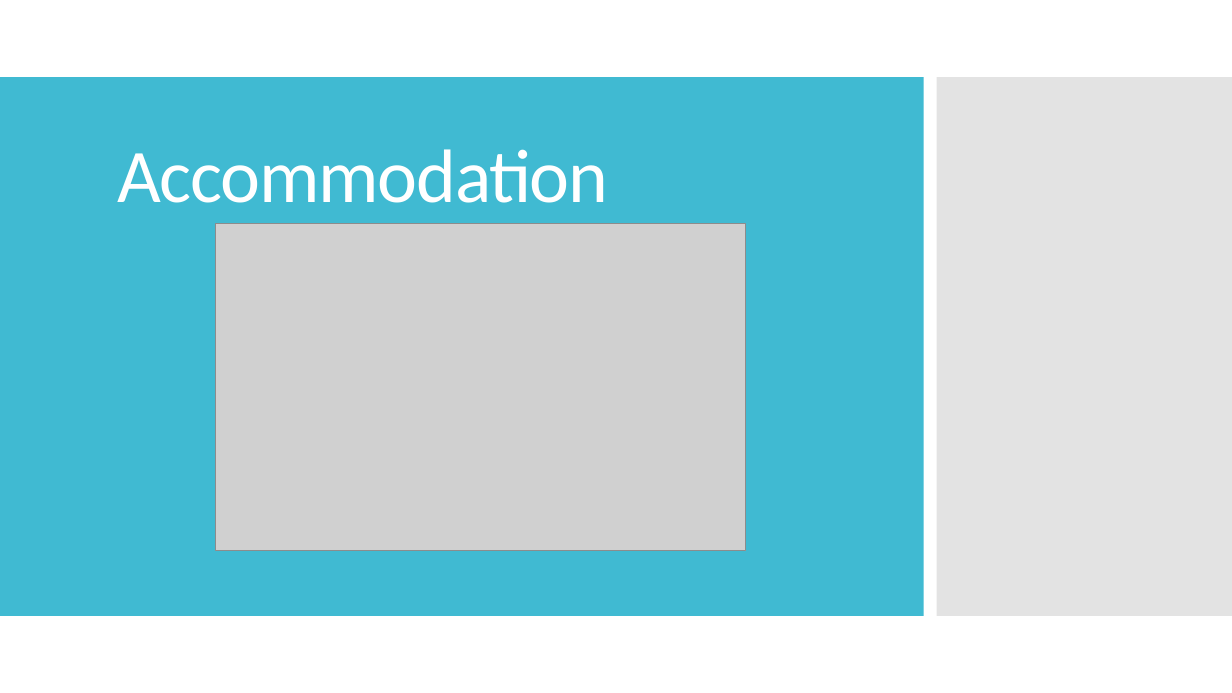
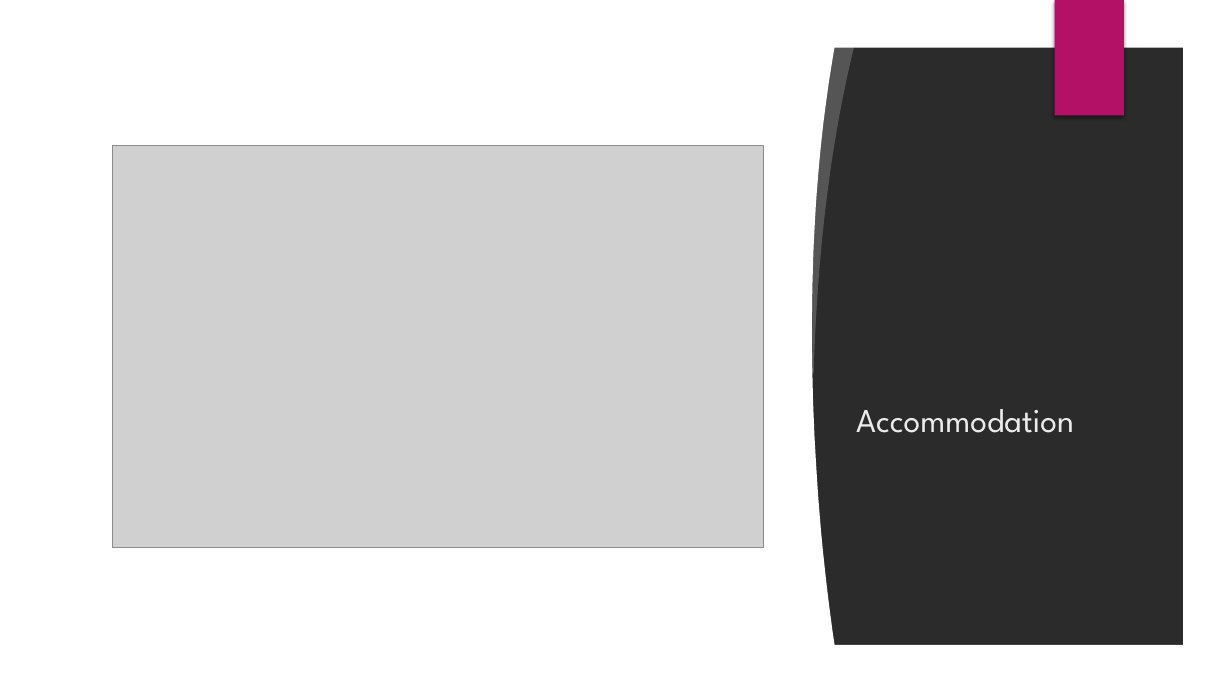
Before and after one commit to louiseshambrook/visit_scotland_final_project, a slide deck: slide 9 of presentation/visit_scotland_presentation.pptx. Drawn at 1232x693 pixels with LibreOffice and Linux fonts; fonts in the diff are those of the drawing; grey boxes stand for pictures; background and template pictures are left out; a plain dark background stands for a picture behind light text. Boxes give left, top, right and bottom in pixels: in the first picture for what was removed or moved away, otherwise in the second. Text is boxed around its words. In the diff, an @@ line names an element or a change of style, - is before the commit and + after.

```diff
--- a/presentation/visit_scotland_presentation.pptx
+++ b/presentation/visit_scotland_presentation.pptx
@@ background #FFFFFF to picture (left out) @@
@@ freeform shape added at (0, 0, 1232, 693), fill #FFFFFF @@
@@ rectangle added at (1055, 0, 1124, 116), fill #B31166 @@
@@ rectangle added at (43, 41, 728, 653), fill #FFFFFF @@
@@ freeform shape added at (709, 40, 836, 652), fill #FFFFFF @@
@@ freeform shape added at (784, 39, 855, 375), fill #FFFFFF at 20% opacity @@
@@ rectangle removed at (0, 77, 924, 616) @@
@@ rectangle removed at (937, 77, 1232, 616) @@
@@ picture: place and size @@
-picture at (215, 224, 746, 551)
+picture at (112, 145, 763, 547)
@@ title "Accommodation": place and size @@
-title "Accommodation" at (117, 149, 608, 203)
+title "Accommodation" at (856, 409, 1074, 433)
@@ title "Accommodation" at (856, 409, 1074, 433): size 59 to 26 pt, font Calibri to League Spartan, text colour #FFFFFF to #EBEBEB, letter spacing -1 to 0 pt; line spacing 0.9 to 1 @@
```
Also in this commit, not shown: 9 other slides changed, 7 slides added, 7 slides removed, 1 other file.
